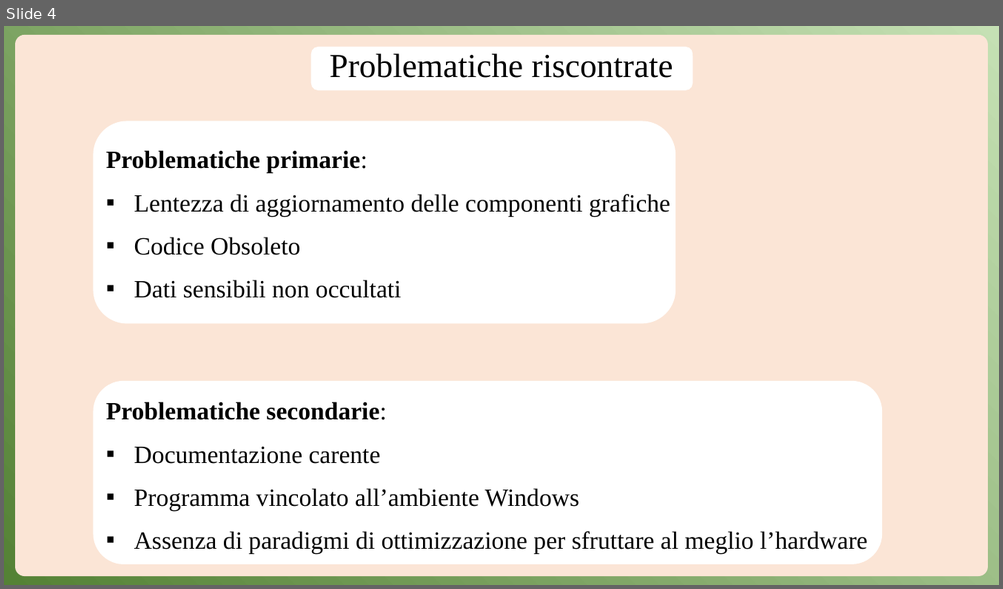
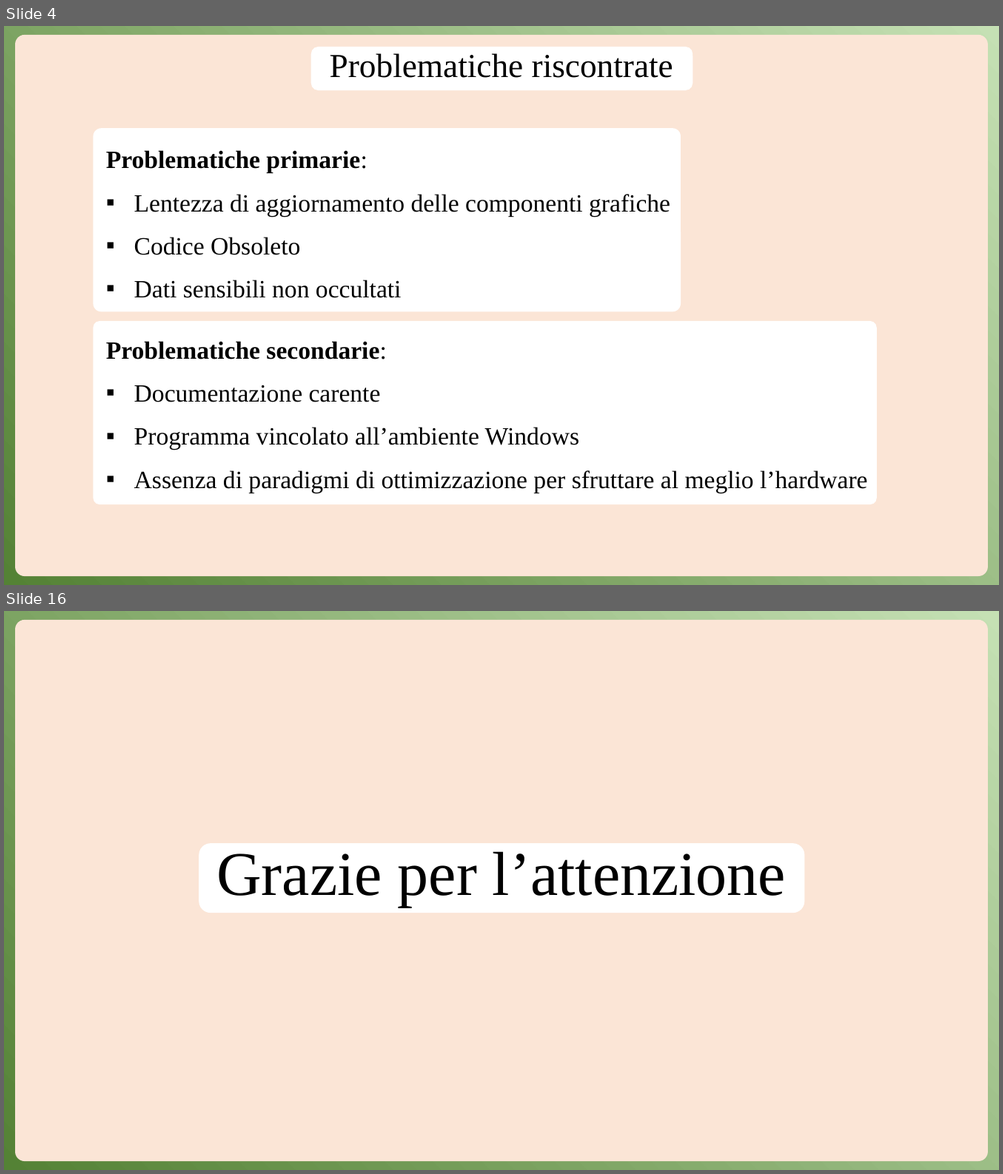
Before and after one commit to Anrighe/Tesi-Laurea-Triennale-Informatica-Unimore, a slide deck: Presentazione_Tesi_Triennale_Informatica_Unimore_2022_2023_Enrico_Marras_152336.pptx. Shown one above the other, each under a label of ours: slide 4 before the commit, slides 4 and 16 after it; the slides between them are not shown. The pictures are 1003x589 and 1003x1174 pixels, drawn with LibreOffice and Linux fonts; fonts in the diff are those of the drawing. Boxes give left, top, right and bottom in pixels: in the first picture for what was removed or moved away, otherwise in the second. Text is boxed around its words. In the diff, an @@ line names an element or a change of style, - is before the commit and + after.

```diff
--- a/Presentazione_Tesi_Triennale_Informatica_Unimore_2022_2023_Enrico_Marras_152336.pptx
+++ b/Presentazione_Tesi_Triennale_Informatica_Unimore_2022_2023_Enrico_Marras_152336.pptx
@@ slide 16 added at bbox=[4, 611, 999, 1170], background gradient #C5E0B4 to #548235 @@
@@ rounded rectangle added at bbox=[15, 620, 988, 1162], fill #FBE5D6 @@
@@ rounded rectangle added at bbox=[199, 844, 805, 913], fill #FFFFFF @@
@@ title added at bbox=[216, 851, 785, 907], 60 pt, text #000000 @@
+Grazie per l’attenzione
@@ slide 4 changed as well @@
@@ rounded rectangle: place and size @@
-rounded rectangle at bbox=[93, 121, 675, 323]
+rounded rectangle at bbox=[93, 128, 680, 312]
@@ rounded rectangle at bbox=[93, 128, 680, 312]: proportions changed @@
@@ subtitle "Problematiche primarie:" rewrapped from bbox=[106, 150, 867, 554] to bbox=[106, 150, 867, 493] @@
@@ rounded rectangle at bbox=[93, 321, 876, 505]: proportions changed @@
@@ rounded rectangle: place and size @@
-rounded rectangle at bbox=[93, 381, 882, 565]
+rounded rectangle at bbox=[93, 321, 876, 505]
```
Also in this commit, not shown: 2 other slides changed, 11 other slides added.
